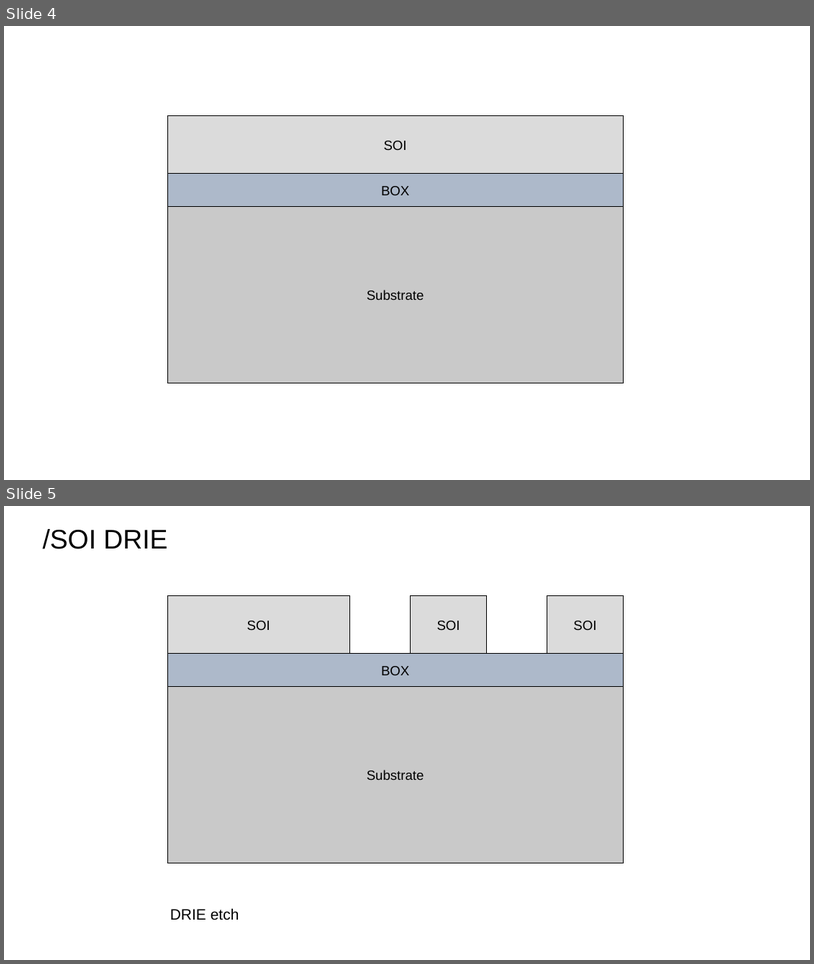
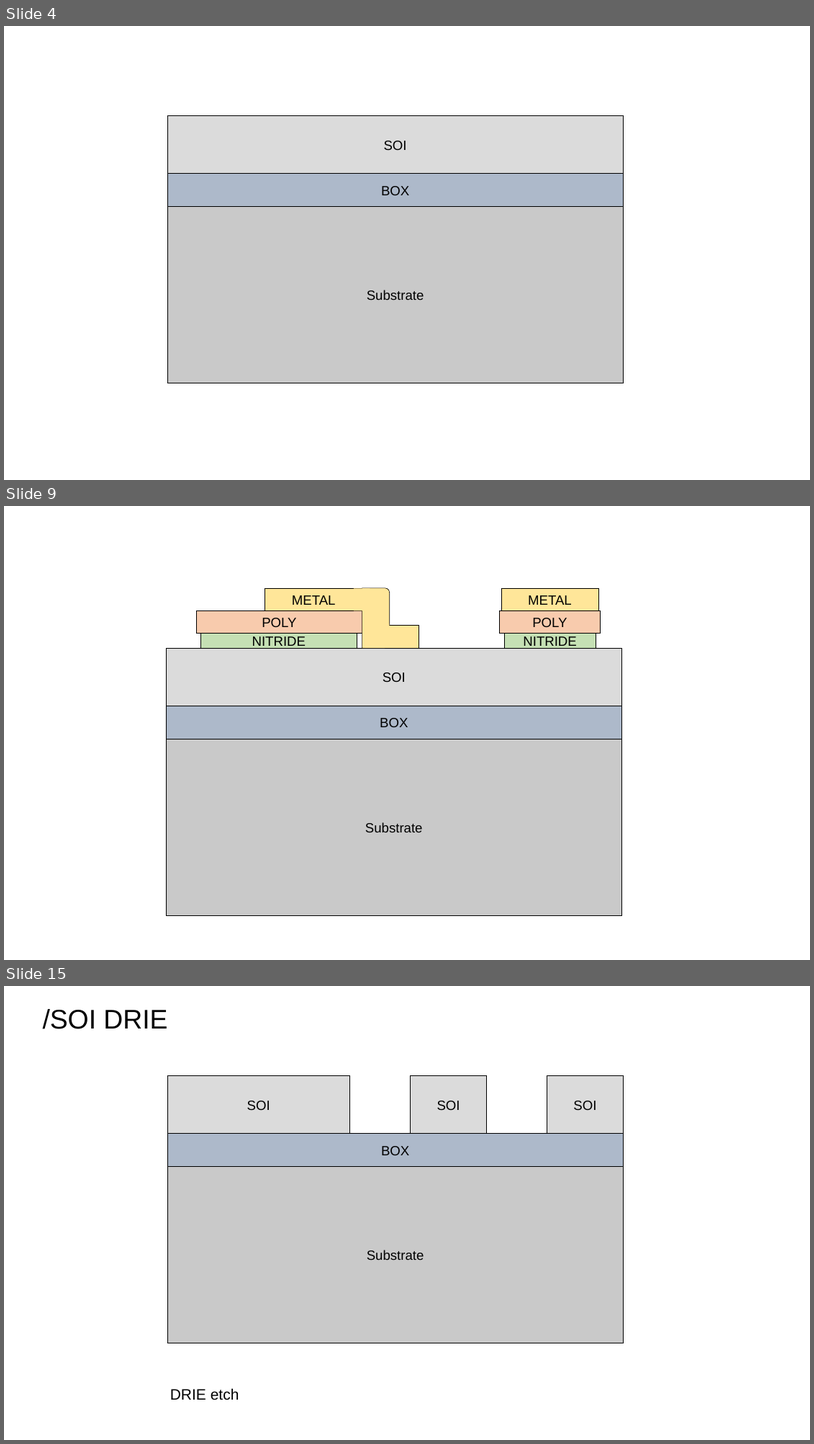
Before and after one commit to PisterLab/aureo-pdk, a slide deck: docs/Aureo_Figures.pptx. Shown one above the other, each under a label of ours: slides 4 and 5 before the commit, slides 4, 9 and 15 after it; the slides between them are not shown. The pictures are 814x964 and 814x1444 pixels, drawn with LibreOffice and Linux fonts; fonts in the diff are those of the drawing. Boxes give left, top, right and bottom in pixels: in the first picture for what was removed or moved away, otherwise in the second. Text is boxed around its words. In the diff, an @@ line names an element or a change of style, - is before the commit and + after.

```diff
--- a/docs/Aureo_Figures.pptx
+++ b/docs/Aureo_Figures.pptx
@@ slide 9 added at (4,506,810,960), background #FFFFFF @@
@@ rectangle added at (265,588,363,610), fill #FFE699, outline #000000 0.5 pt, 16 pt, text #000000 @@
+METAL
@@ rectangle added at (354,588,370,610), fill #FFE699 @@
@@ round rect added at (363,588,390,648), fill #FFE699, outline #000000 0.5 pt @@
@@ rectangle added at (502,588,599,610), fill #FFE699, outline #000000 0.5 pt, 16 pt, text #000000 @@
+METAL
@@ rectangle added at (196,610,363,633), fill #F8CBAD, outline #000000 0.5 pt, 16 pt, text #000000 @@
+POLY
@@ rectangle added at (499,610,600,633), fill #F8CBAD, outline #000000 0.5 pt, 16 pt, text #000000 @@
+POLY
@@ rectangle added at (201,633,358,648), fill #C5E0B4, outline #000000 0.5 pt, 16 pt, text #000000 @@
+NITRIDE
@@ rectangle added at (363,624,390,648), fill #FFE699 @@
@@ rectangle added at (385,626,419,648), fill #FFE699, outline #000000 0.5 pt @@
@@ rectangle added at (504,633,597,648), fill #C5E0B4, outline #000000 0.5 pt, 16 pt, text #000000 @@
+NITRIDE
@@ rectangle added at (166,648,622,706), fill #DBDBDB, outline #000000 0.5 pt, 16 pt, text #000000 @@
+SOI
@@ rectangle added at (166,705,622,739), fill #ADB9CA, outline #000000 0.5 pt, 16 pt, text #000000 @@
+BOX
@@ rectangle added at (166,739,622,916), fill #C9C9C9, outline #000000 0.5 pt, 16 pt, text #000000 @@
+Substrate
@@ what was slide 5 is now slide 15 @@
```
Also in this commit, not shown: 9 other slides added.
